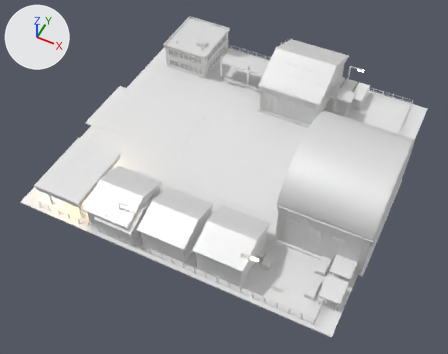
Before and after pictures for a commit that changed the FBX model Assets/Art/KayseriIsland/Models/Diamond/Phase2/Market_P2.fbx.
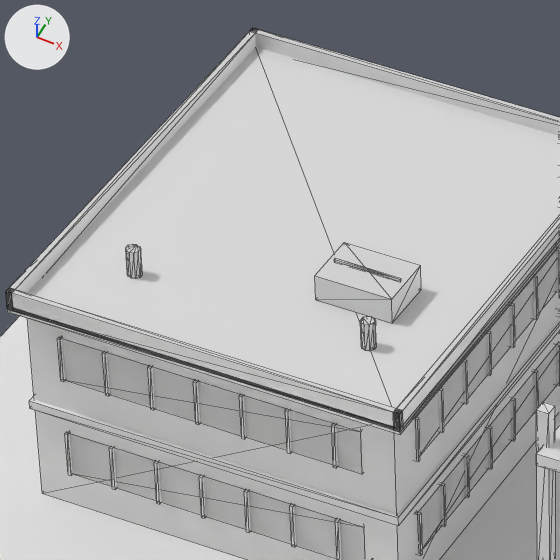
The first picture shows the older version from a 50 mm camera at (177.8, -95.1, 112.3) aimed at (135.0, -9.7, 5.5). The close-ups show the older and then the newer version on the part from 36% to 50% of the width and 4% to 21% of the height of that picture. Only the edits that show in the close-ups are written down. The axes (+X, +Y, +Z) are drawn at upper left. The lights are the same throughout. The close-ups show mesh edges as thin lines. Where no turn or scale is listed for an object, it has been applied to the vertices. Vertices at exactly the same position are counted once.

Names of what the first close-up shows: 'Market.Dock', 'Market.Office', 'Market.Pad'.
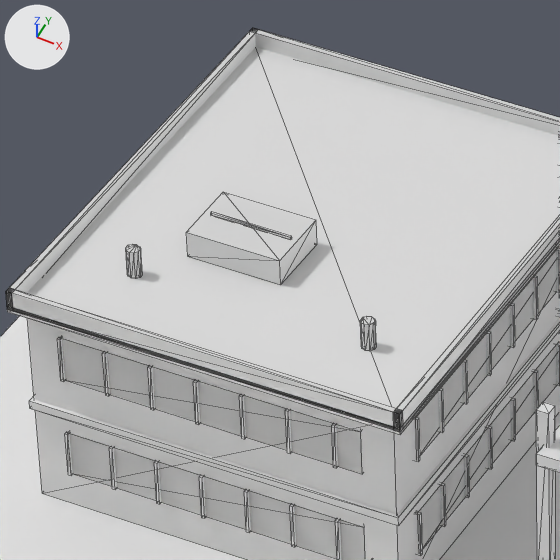
The change, as a list of edits to the scene's bpy script:
```text
Change me_market_office_001:
    where me_market_office_001.from_pydata(...)  # 416 vertices, 648 faces; spans x -6.4..6.4, y -7.4..8.5, z 0.0..7.8
    used by ob_market_office; location = (108.0, 28.0, 4.3)
    me_market_office_001 part 1: the loose piece of 8 vertices spanning x 1.4..3.9, y -3.2..-1.4, z 6.9..7.8 is scaled about its middle by (1.23, 1.23, 1), then moved by (-4.0, 0.4, 0.0)
    me_market_office_001 part 2: the loose piece of 8 vertices spanning x 1.6..3.8, y -2.3, z 7.8 is scaled about its middle by (1.23, 1, 1), then moved by (-4.0, 0.4, 0.0)
```

Where the change shows, as pixel boxes [x1, y1, x2, y2] in the close-ups (560 x 560 px; the box of a moved part takes in the faces that stretch with it):
part 1 of me_market_office_001, moved or reshaped: before [315, 242, 421, 323]; after [186, 192, 317, 285]
part 2 of me_market_office_001, moved or reshaped: before [334, 258, 401, 281]; after [211, 212, 292, 239]
